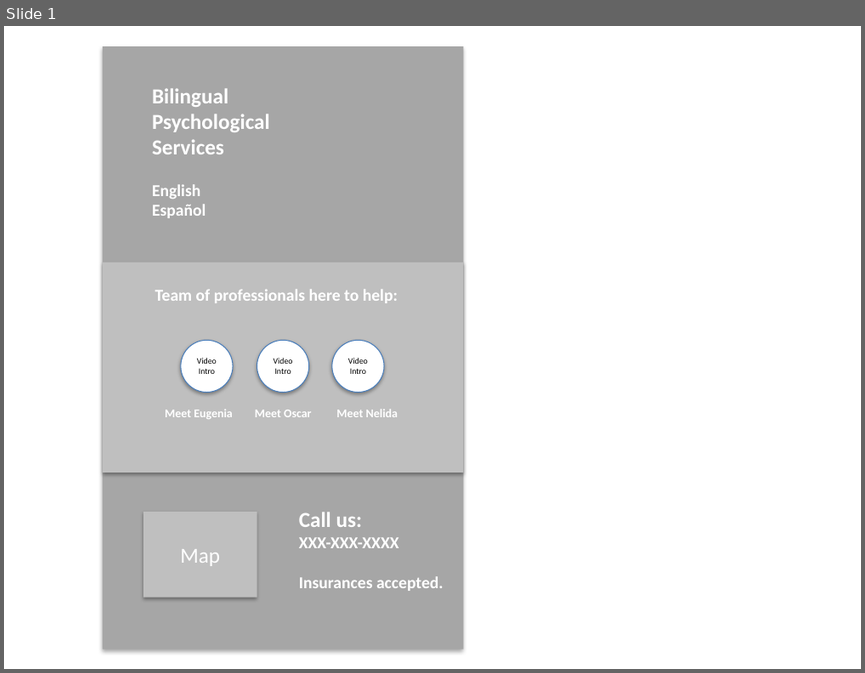
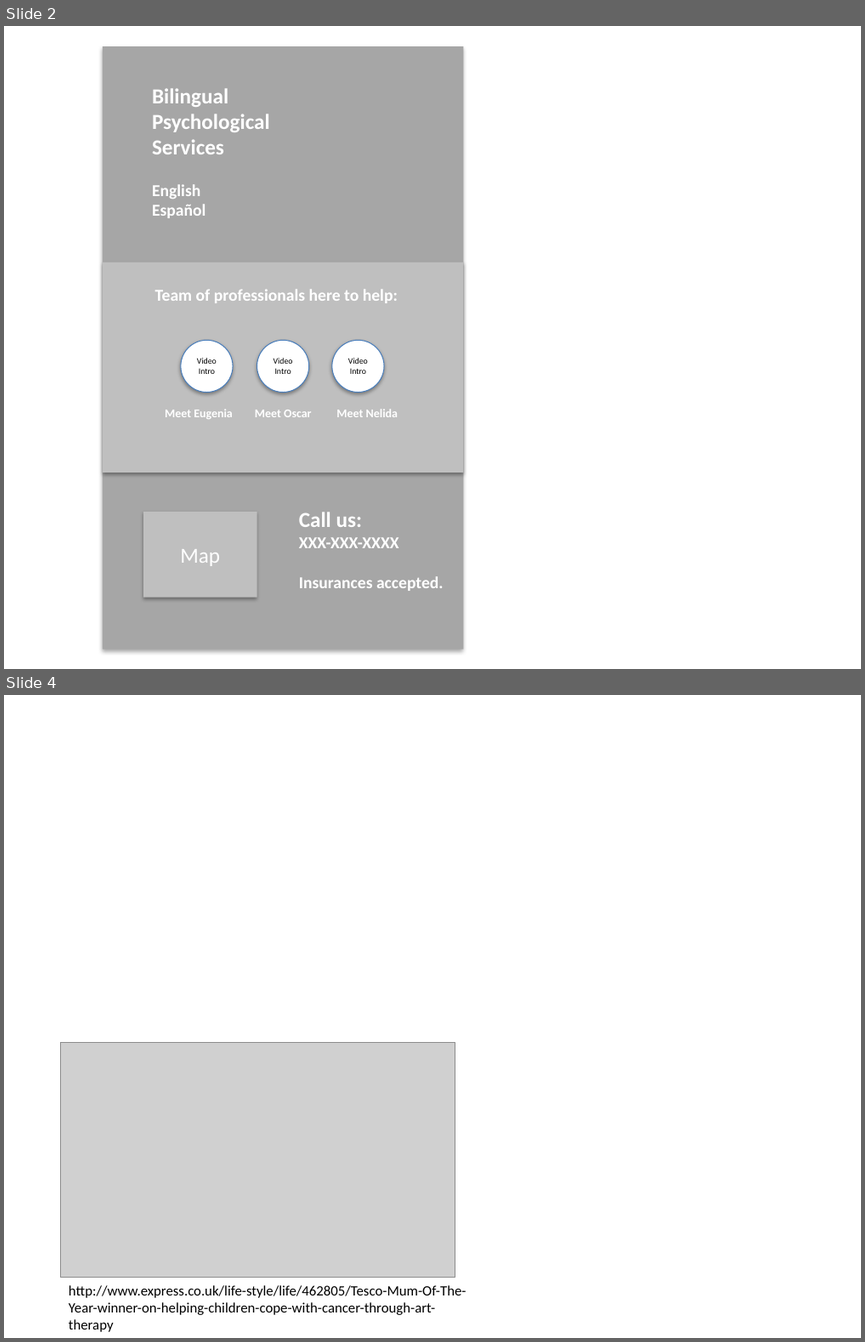
Before and after one commit to astridjuliette/astridjuliette.github.io, a slide deck: unit_2/Design1.pptx. Shown one above the other, each under a label of ours: slide 1 before the commit, slides 2 and 4 after it; the slides between them are not shown. The pictures are 865x673 and 865x1342 pixels, drawn with LibreOffice and Linux fonts; fonts in the diff are those of the drawing; grey boxes stand for pictures. Boxes give left, top, right and bottom in pixels: in the first picture for what was removed or moved away, otherwise in the second. Text is boxed around its words. In the diff, an @@ line names an element or a change of style, - is before the commit and + after.

```diff
--- a/unit_2/Design1.pptx
+++ b/unit_2/Design1.pptx
@@ slide 4 added at [4, 695, 861, 1338], background #FFFFFF @@
@@ picture added at [61, 1042, 455, 1276] @@
@@ text added at [69, 1285, 466, 1332], 12 pt, text #000000 @@
+http://www.express.co.uk/life-style/life/462805/Tesco-Mum-Of-The-Year-winner-on-helping-children-cope-with-cancer-through-art-therapy
@@ what was slide 1 is now slide 2 @@
```
Also in this commit, not shown: 2 other slides added.
